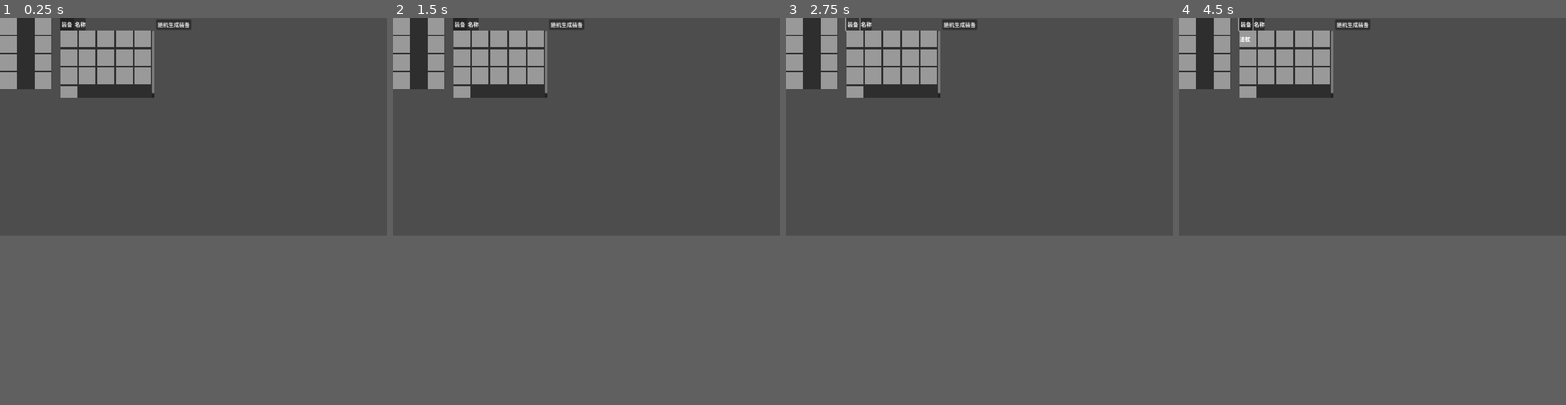
Above: before the commit, frames 1-4 (left to right).
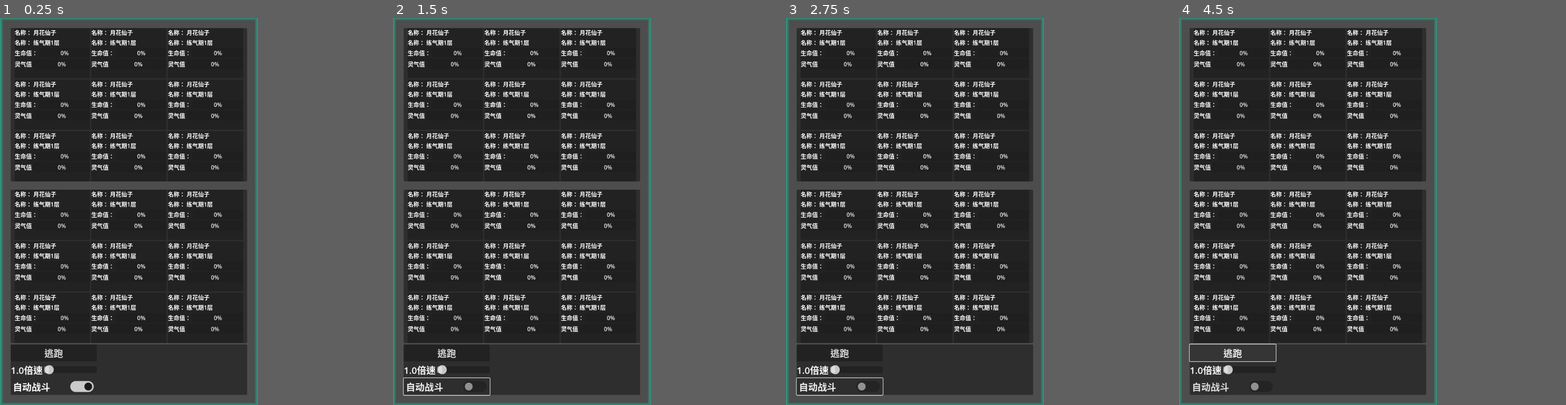
Above: after the commit, the same moments.

Repository: seven-it-work/godot-compoent
Game: Godot game, scene res://战斗/战斗场景.tscn
The game is run twice, just before and just after one commit, with the same random seed, the same clock (stepped at 60 frames per second) and the same inputs. Before the commit the project starts from res://demo/装备信息.tscn.
Inputs (mouse positions are in pixels of both pictures, inside the frame that each line leads up to):
- Up to frame 1 (0.25 s): no input
- Up to frame 2 (1.5 s): click (474, 207) at 0.5 s, where only the run after the commit has a clickable "逃跑"; click (474, 226) at 1.25 s, where only the run after the commit has a clickable "自动战斗"
- Up to frame 3 (2.75 s): click (851, 25) at 2 s, where only the run before the commit has a clickable "装备"
- Up to frame 4 (4.5 s): click (1353, 25) at 2.75 s, where only the run before the commit has a clickable "随机生成装备"; click (1244, 25) at 3.5 s, where only the run before the commit has a clickable "装备"; click (1260, 207) at 4.25 s, where only the run after the commit has a clickable "逃跑"
In our replay, the window is 800x450 before the commit and 533x800 after it. These sizes can differ from the game's own. Grey fills any space a smaller window leaves; there, only what the larger window draws over its background counts as a difference.

The runs differ from the first frame. In frame 1, 38% of the frame differs, in the area x 0-67%, y 0-100%; in frame 2, 37%; in frame 3, 37%; in frame 4, 38%.

Commit message:
feat(战斗): 添加战斗场景基础功能及UI组件
添加战斗场景基础功能，包括自动战斗控制、全局倍速调节和队伍面板显示
实现修仙者类基础属性和成长系统
添加多语言字体支持及UI主题配置

Diff:
--- a/godot-compoent/project.godot
+++ b/godot-compoent/project.godot
@@ -11,23 +11,33 @@
 [application]
 
 config/name="godot-compoent"
-run/main_scene="uid://chuyou880wdb4"
+run/main_scene="uid://babb85qiptxon"
 config/features=PackedStringArray("4.5", "Forward Plus")
 config/icon="res://icon.svg"
 
 [autoload]
 
 Log="*res://addons/logger/logger.gd"
+"全局配置"="*res://战斗/entity/全局配置.gd"
 
 [display]
 
-window/stretch/mode="canvas_items"
-window/stretch/aspect="keep_width"
+window/size/viewport_width=720
+window/size/viewport_height=1080
+window/stretch/mode="viewport"
+window/stretch/aspect="expand"
+window/per_pixel_transparency/allowed=true
+window/handheld/orientation=6
 
 [editor_plugins]
 
 enabled=PackedStringArray("res://addons/logger/plugin.cfg")
 
+[input_devices]
+
+pointing/android/enable_long_press_as_right_click=true
+pointing/android/enable_pan_and_scale_gestures=true
+
 [rendering]
 
 textures/vram_compression/import_etc2_astc=true
--- /dev/null
+++ b/godot-compoent/主题/全局主题.tres
@@ -0,0 +1,3 @@
+[gd_resource type="Theme" format=3 uid="uid://dqkiltd7opl43"]
+
+[resource]
--- a/godot-compoent/成长属性/成长属性组件.gd
+++ b/godot-compoent/成长属性/成长属性组件.gd
@@ -1,3 +1,4 @@
+@tool
 extends HBoxContainer
 class_name GrowthAttributeComponent
 
@@ -5,6 +6,10 @@
 @export var label:String: get=get_label, set=set_label
 ## 成长属性对象
 var _growth_property:BaseValue.GrowthValue: get= get_growth_property, set = set_growth_property
+
+func _notification(what: int) -> void:
+	if what == NOTIFICATION_EDITOR_POST_SAVE or what == NOTIFICATION_EDITOR_PRE_SAVE:
+		render_growth_property()
 
 #region get/set 方法
 ## 获取标签文本
--- a/godot-compoent/成长属性/成长属性组件.tscn
+++ b/godot-compoent/成长属性/成长属性组件.tscn
@@ -9,10 +9,11 @@
 
 [node name="Label" type="Label" parent="."]
 layout_mode = 2
-text = "test"
+text = "属性名称："
 horizontal_alignment = 1
 
 [node name="ValueStr" type="Label" parent="."]
+visible = false
 layout_mode = 2
 size_flags_horizontal = 3
 vertical_alignment = 1
--- /dev/null
+++ b/godot-compoent/战斗/entity/修仙者.gd
@@ -0,0 +1,89 @@
+# 修仙者类 - 游戏中的修仙者角色表示
+class_name Cultivator
+
+# 基础修仙者对象类 - 修仙者角色属性的核心数据结构
+class BaseCultivator:
+	# 修仙者姓名
+	var _name:String
+	# 修仙者等级（使用GrowthValue类型进行渐进式成长）
+	var _level:BaseValue.GrowthValue=BaseValue.GrowthValue.new({"value":1,"min_growth":1,"max_growth":1,"growth_factor":1})
+	# 修仙者生命值（使用RangeGrowth跟踪最小值/最大值范围）
+	var _health:BaseValue.RangeGrowth=BaseValue.RangeGrowth.new({"value":100,"max":100,"min":0,"min_growth":3,"max_growth":7,"growth_factor":5,"should_only_grow_max_value":true})
+	# 修仙者灵气值（使用RangeGrowth跟踪最小值/最大值范围）
+	var _mana:BaseValue.RangeGrowth=BaseValue.RangeGrowth.new({"value":0,"max":100,"min":0,"min_growth":5,"max_growth":10,"growth_factor":8,"should_only_grow_max_value":true})
+	# 修仙者攻击力（使用RandomGrowth进行可变伤害计算）
+	var _attack:BaseValue.RandomGrowth=BaseValue.RandomGrowth.new({"min":8,"max":15,"min_growth":1,"max_growth":3,"growth_factor":2})
+	# 修仙者防御力（使用RandomGrowth进行可变伤害减免）
+	var _defense:BaseValue.RandomGrowth=BaseValue.RandomGrowth.new({"min":5,"max":10,"min_growth":1,"max_growth":2,"growth_factor":1.5})
+	#region 外部方法
+	## 是否能够升级
+	func can_level_up() -> bool:
+		return _mana.get_value() >= _mana.get_max_value()
+	## 突破
+	func break_up() -> void:
+		_health.grow_growth_range()
+		_mana.grow_growth_range()
+		_attack.grow_growth_range()
+		_defense.grow_growth_range()
+	## 升级
+	func grow(是否强制升级:bool=false) -> void:
+		if 是否强制升级:
+			_mana.set_value(_mana.get_max_value())
+		if can_level_up():
+			_level.grow()
+			_health.grow()
+			_mana.grow()
+			_attack.grow()
+			_defense.grow()
+			# 经验设置为0
+			_mana.set_value(0)
+	#endregion
+	#region get/set方法
+	# 设置修仙者姓名
+	func set_name(new_value:String) -> void:
+		_name = new_value
+
+	# 获取修仙者姓名
+	func get_name() -> String:
+		return _name
+
+	# 设置修仙者等级对象
+	func set_level(new_value:BaseValue.GrowthValue) -> void:
+		_level = new_value
+
+	# 获取修仙者等级对象
+	func get_level() -> BaseValue.GrowthValue:
+		return _level
+
+	# 设置修仙者生命值对象
+	func set_health(new_value:BaseValue.RangeGrowth) -> void:
+		_health = new_value
+
+	# 获取修仙者生命值对象
+	func get_health() -> BaseValue.RangeGrowth:
+		return _health
+
+	# 设置修仙者灵气值对象
+	func set_mana(new_value:BaseValue.RangeGrowth) -> void:
+		_mana = new_value
+
+	# 获取修仙者灵气值对象
+	func get_mana() -> BaseValue.RangeGrowth:
+		return _mana
+
+	# 设置修仙者攻击力对象
+	func set_attack(new_value:BaseValue.RandomGrowth) -> void:
+		_attack = new_value
+
+	# 获取修仙者攻击力对象
+	func get_attack() -> BaseValue.RandomGrowth:
+		return _attack
+
+	# 设置修仙者防御力对象
+	func set_defense(new_value:BaseValue.RandomGrowth) -> void:
+		_defense = new_value
+
+	# 获取修仙者防御力对象
+	func get_defense() -> BaseValue.RandomGrowth:
+		return _defense
+	#endregion
--- /dev/null
+++ b/godot-compoent/战斗/entity/全局配置.gd
@@ -0,0 +1,30 @@
+class_name GlobalConfig
+extends Node
+
+const 全局倍速_MAX:int=20
+const 全局倍速_MIN:int=1
+
+var _是否自动战斗:bool=true
+var _全局倍速:int=3
+
+#region get/set 方法
+# 是否自动战斗
+func set_是否自动战斗(new_value:bool) -> void:
+	_是否自动战斗 = new_value
+
+func get_是否自动战斗() -> bool:
+	return _是否自动战斗
+
+# 全局倍速
+func set_全局倍速(new_value:int) -> void:
+	# 确保值在有效范围内
+	if new_value < 全局倍速_MIN:
+		_全局倍速 = 全局倍速_MIN
+	elif new_value > 全局倍速_MAX:
+		_全局倍速 = 全局倍速_MAX
+	else:
+		_全局倍速 = new_value
+
+func get_全局倍速() -> int:
+	return _全局倍速
+#endregion
--- /dev/null
+++ b/godot-compoent/战斗/战斗中的人员面板.tscn
@@ -0,0 +1,39 @@
+[gd_scene load_steps=2 format=3 uid="uid://c4g5kna40eker"]
+
+[ext_resource type="PackedScene" uid="uid://demwadgunawnc" path="res://成长属性/成长属性组件.tscn" id="1_5lwf2"]
+
+[node name="战斗中的人员面板" type="PanelContainer"]
+custom_minimum_size = Vector2(210, 140)
+
+[node name="VBoxContainer" type="VBoxContainer" parent="."]
+layout_mode = 2
+
+[node name="名称" type="HBoxContainer" parent="VBoxContainer"]
+layout_mode = 2
+
+[node name="Key" type="Label" parent="VBoxContainer/名称"]
+layout_mode = 2
+text = "名称："
+
+[node name="Value" type="Label" parent="VBoxContainer/名称"]
+layout_mode = 2
+text = "月花仙子"
+
+[node name="境界" type="HBoxContainer" parent="VBoxContainer"]
+layout_mode = 2
+
+[node name="Key" type="Label" parent="VBoxContainer/境界"]
+layout_mode = 2
+text = "名称："
+
+[node name="Value" type="Label" parent="VBoxContainer/境界"]
+layout_mode = 2
+text = "练气期1层"
+
+[node name="生命值" parent="VBoxContainer" instance=ExtResource("1_5lwf2")]
+layout_mode = 2
+label = "生命值："
+
+[node name="灵气值" parent="VBoxContainer" instance=ExtResource("1_5lwf2")]
+layout_mode = 2
+label = "灵气值"
--- /dev/null
+++ b/godot-compoent/战斗/战斗场景.gd
@@ -0,0 +1,23 @@
+extends Control
+
+var _敌人队伍:Array
+var _玩家队伍:Array
+
+func _process(_delta: float) -> void:
+	pass
+
+
+func _ready() -> void:
+	var hSlider=	%"倍速".get_node("HSlider") as HSlider
+	hSlider.max_value=全局配置.全局倍速_MAX
+	hSlider.min_value=全局配置.全局倍速_MIN
+	hSlider.value=全局配置.get_全局倍速()
+	%"自动战斗".button_pressed=全局配置.get_是否自动战斗()
+	pass
+
+func _on_自动战斗_toggled(toggled_on: bool) -> void:
+	全局配置.set_是否自动战斗(toggled_on)
+
+func _on_h_slider_value_changed(value: float) -> void:
+	%"倍速".get_node("Label").text="%s倍速"%value
+	全局配置.set_全局倍速(value)
--- /dev/null
+++ b/godot-compoent/战斗/战斗场景.tscn
@@ -0,0 +1,197 @@
+[gd_scene load_steps=19 format=3 uid="uid://babb85qiptxon"]
+
+[ext_resource type="Script" uid="uid://63bxcj0e6b1t" path="res://战斗/战斗场景.gd" id="1_1q07t"]
+[ext_resource type="PackedScene" uid="uid://elsusvywal3o" path="res://战斗/队伍面板.tscn" id="1_37it1"]
+[ext_resource type="Texture2D" uid="uid://bqqr5tf1mrry2" path="res://战斗/绘制游戏相框.png" id="1_jso2u"]
+
+[sub_resource type="StyleBoxFlat" id="StyleBoxFlat_37it1"]
+content_margin_left = 30.0
+content_margin_top = 30.0
+content_margin_right = 30.0
+content_margin_bottom = 30.0
+bg_color = Color(0.4, 0.7607843, 0.61960787, 0.3372549)
+draw_center = false
+border_width_left = 10
+border_width_top = 10
+border_width_right = 10
+border_width_bottom = 10
+border_color = Color(0.1764706, 0.62352943, 0.52156866, 1)
+border_blend = true
+
+[sub_resource type="StyleBoxEmpty" id="StyleBoxEmpty_jso2u"]
+
+[sub_resource type="DPITexture" id="DPITexture_1q07t"]
+_source = "<svg xmlns=\"http://www.w3.org/2000/svg\" width=\"16\" height=\"16\"><circle cx=\"8\" cy=\"8\" r=\"7\" fill=\"#fefefe\" fill-opacity=\".75\"/></svg>
+"
+base_scale = 1.8
+
+[sub_resource type="DPITexture" id="DPITexture_hhxrx"]
+_source = "<svg xmlns=\"http://www.w3.org/2000/svg\" width=\"16\" height=\"16\"><circle cx=\"8\" cy=\"8\" r=\"7\" fill=\"#fefefe\"/></svg>
+"
+base_scale = 1.8
+
+[sub_resource type="DPITexture" id="DPITexture_3olb0"]
+_source = "<svg xmlns=\"http://www.w3.org/2000/svg\" width=\"16\" height=\"16\"><circle cx=\"8\" cy=\"8\" r=\"7\" fill=\"#fefefe\" fill-opacity=\".37\"/></svg>
+"
+base_scale = 1.8
+
+[sub_resource type="DPITexture" id="DPITexture_b0arq"]
+_source = "<svg xmlns=\"http://www.w3.org/2000/svg\" width=\"4\" height=\"8\"><path fill=\"#fff\" fill-opacity=\".25\" d=\"M1 0h2v16H1z\"/></svg>
+"
+base_scale = 1.8
+
+[sub_resource type="StyleBoxFlat" id="StyleBoxFlat_3olb0"]
+content_margin_left = 4.0
+content_margin_top = 15.0
+content_margin_right = 15.0
+content_margin_bottom = 4.0
+bg_color = Color(0.1, 0.1, 0.1, 0.6)
+corner_radius_top_left = 4
+corner_radius_top_right = 4
+corner_radius_bottom_right = 4
+corner_radius_bottom_left = 4
+corner_detail = 6
+
+[sub_resource type="DPITexture" id="DPITexture_qg6y6"]
+_source = "<svg xmlns=\"http://www.w3.org/2000/svg\" width=\"32\" height=\"16\"><rect width=\"30\" height=\"14\" x=\"1\" y=\"1\" fill=\"#fff\" fill-opacity=\".75\" rx=\"7\"/><circle cx=\"24\" cy=\"8\" r=\"5\" fill=\"#1a1a1a\"/></svg>
+"
+base_scale = 2.2
+
+[sub_resource type="DPITexture" id="DPITexture_ldiia"]
+_source = "<svg xmlns=\"http://www.w3.org/2000/svg\" width=\"32\" height=\"16\"><g fill-opacity=\".5\"><rect width=\"30\" height=\"14\" x=\"1\" y=\"1\" fill=\"#1a1a1a\" rx=\"7\"/><circle cx=\"8\" cy=\"8\" r=\"5\" fill=\"#fff\"/></g></svg>
+"
+base_scale = 2.2
+
+[sub_resource type="DPITexture" id="DPITexture_aurh4"]
+_source = "<svg xmlns=\"http://www.w3.org/2000/svg\" width=\"32\" height=\"16\"><rect width=\"30\" height=\"14\" x=\"1\" y=\"1\" fill=\"#fff\" fill-opacity=\".37\" rx=\"7\"/><circle cx=\"24\" cy=\"8\" r=\"5\" fill=\"#1a1a1a\" fill-opacity=\".5\"/></svg>
+"
+base_scale = 2.2
+
+[sub_resource type="DPITexture" id="DPITexture_tif70"]
+_source = "<svg xmlns=\"http://www.w3.org/2000/svg\" width=\"32\" height=\"16\"><g fill-opacity=\".25\"><rect width=\"30\" height=\"14\" x=\"1\" y=\"1\" fill=\"#1a1a1a\" rx=\"7\"/><circle cx=\"8\" cy=\"8\" r=\"5\" fill=\"#fff\"/></g></svg>
+"
+base_scale = 2.2
+
+[sub_resource type="DPITexture" id="DPITexture_lwvnd"]
+_source = "<svg xmlns=\"http://www.w3.org/2000/svg\" width=\"32\" height=\"16\"><rect width=\"30\" height=\"14\" x=\"1\" y=\"1\" fill=\"#fff\" fill-opacity=\".75\" rx=\"7\"/><circle cx=\"8\" cy=\"8\" r=\"5\" fill=\"#1a1a1a\"/></svg>
+"
+base_scale = 2.2
+
+[sub_resource type="DPITexture" id="DPITexture_uxso8"]
+_source = "<svg xmlns=\"http://www.w3.org/2000/svg\" width=\"32\" height=\"16\"><g fill-opacity=\".5\"><rect width=\"30\" height=\"14\" x=\"1\" y=\"1\" fill=\"#1a1a1a\" rx=\"7\"/><circle cx=\"24\" cy=\"8\" r=\"5\" fill=\"#fff\"/></g></svg>
+"
+base_scale = 2.2
+
+[sub_resource type="DPITexture" id="DPITexture_vxpre"]
+_source = "<svg xmlns=\"http://www.w3.org/2000/svg\" width=\"32\" height=\"16\"><rect width=\"30\" height=\"14\" x=\"1\" y=\"1\" fill=\"#fff\" fill-opacity=\".37\" rx=\"7\"/><circle cx=\"8\" cy=\"8\" r=\"5\" fill=\"#1a1a1a\" fill-opacity=\".5\"/></svg>
+"
+base_scale = 2.2
+
+[sub_resource type="DPITexture" id="DPITexture_t5wcy"]
+_source = "<svg xmlns=\"http://www.w3.org/2000/svg\" width=\"32\" height=\"16\"><g fill-opacity=\".25\"><rect width=\"30\" height=\"14\" x=\"1\" y=\"1\" fill=\"#1a1a1a\" rx=\"7\"/><circle cx=\"24\" cy=\"8\" r=\"5\" fill=\"#fff\"/></g></svg>
+"
+base_scale = 2.2
+
+[node name="战斗场景" type="Control"]
+layout_mode = 3
+anchors_preset = 15
+anchor_right = 1.0
+anchor_bottom = 1.0
+grow_horizontal = 2
+grow_vertical = 2
+script = ExtResource("1_1q07t")
+
+[node name="TextureRect" type="TextureRect" parent="."]
+visible = false
+layout_mode = 1
+anchors_preset = 15
+anchor_right = 1.0
+anchor_bottom = 1.0
+offset_left = -80.0
+offset_top = -108.0
+offset_right = 74.0
+offset_bottom = 90.0
+grow_horizontal = 2
+grow_vertical = 2
+texture = ExtResource("1_jso2u")
+expand_mode = 4
+
+[node name="PanelContainer" type="PanelContainer" parent="."]
+layout_mode = 1
+anchors_preset = 15
+anchor_right = 1.0
+anchor_bottom = 1.0
+grow_horizontal = 2
+grow_vertical = 2
+theme_override_styles/panel = SubResource("StyleBoxFlat_37it1")
+
+[node name="VBoxContainer" type="VBoxContainer" parent="PanelContainer"]
+layout_mode = 2
+
+[node name="敌人队伍面板" parent="PanelContainer/VBoxContainer" instance=ExtResource("1_37it1")]
+layout_mode = 2
+
+[node name="HSeparator" type="PanelContainer" parent="PanelContainer/VBoxContainer"]
+custom_minimum_size = Vector2(15, 15)
+layout_mode = 2
+size_flags_vertical = 3
+theme_override_styles/panel = SubResource("StyleBoxEmpty_jso2u")
+
+[node name="玩家队伍面板" parent="PanelContainer/VBoxContainer" instance=ExtResource("1_37it1")]
+layout_mode = 2
+
+[node name="操作面板" type="PanelContainer" parent="PanelContainer/VBoxContainer"]
+layout_mode = 2
+size_flags_vertical = 3
+
+[node name="HBoxContainer" type="HBoxContainer" parent="PanelContainer/VBoxContainer/操作面板"]
+layout_mode = 2
+
+[node name="操作" type="VBoxContainer" parent="PanelContainer/VBoxContainer/操作面板/HBoxContainer"]
+custom_minimum_size = Vector2(240, 0)
+layout_mode = 2
+
+[node name="逃跑" type="Button" parent="PanelContainer/VBoxContainer/操作面板/HBoxContainer/操作"]
+layout_mode = 2
+theme_override_font_sizes/font_size = 26
+text = "逃跑"
+
+[node name="倍速" type="HBoxContainer" parent="PanelContainer/VBoxContainer/操作面板/HBoxContainer/操作"]
+unique_name_in_owner = true
+layout_mode = 2
+
+[node name="Label" type="Label" parent="PanelContainer/VBoxContainer/操作面板/HBoxContainer/操作/倍速"]
+layout_mode = 2
+theme_override_font_sizes/font_size = 26
+text = "1倍速"
+
+[node name="HSlider" type="HSlider" parent="PanelContainer/VBoxContainer/操作面板/HBoxContainer/操作/倍速"]
+layout_mode = 2
+size_flags_horizontal = 3
+size_flags_vertical = 4
+theme_override_icons/grabber = SubResource("DPITexture_1q07t")
+theme_override_icons/grabber_highlight = SubResource("DPITexture_hhxrx")
+theme_override_icons/grabber_disabled = SubResource("DPITexture_3olb0")
+theme_override_icons/tick = SubResource("DPITexture_b0arq")
+theme_override_styles/slider = SubResource("StyleBoxFlat_3olb0")
+
+[node name="自动战斗" type="CheckButton" parent="PanelContainer/VBoxContainer/操作面板/HBoxContainer/操作"]
+unique_name_in_owner = true
+layout_mode = 2
+theme_override_font_sizes/font_size = 26
+theme_override_icons/checked = SubResource("DPITexture_qg6y6")
+theme_override_icons/unchecked = SubResource("DPITexture_ldiia")
+theme_override_icons/checked_disabled = SubResource("DPITexture_aurh4")
+theme_override_icons/unchecked_disabled = SubResource("DPITexture_tif70")
+theme_override_icons/checked_mirrored = SubResource("DPITexture_lwvnd")
+theme_override_icons/unchecked_mirrored = SubResource("DPITexture_uxso8")
+theme_override_icons/checked_disabled_mirrored = SubResource("DPITexture_vxpre")
+theme_override_icons/unchecked_disabled_mirrored = SubResource("DPITexture_t5wcy")
+text = "自动战斗"
+
+[node name="技能" type="VBoxContainer" parent="PanelContainer/VBoxContainer/操作面板/HBoxContainer"]
+layout_mode = 2
+size_flags_horizontal = 3
+
+[connection signal="value_changed" from="PanelContainer/VBoxContainer/操作面板/HBoxContainer/操作/倍速/HSlider" to="." method="_on_h_slider_value_changed"]
+[connection signal="toggled" from="PanelContainer/VBoxContainer/操作面板/HBoxContainer/操作/自动战斗" to="." method="_on_自动战斗_toggled"]
--- /dev/null
+++ b/godot-compoent/战斗/队伍面板.tscn
@@ -0,0 +1,37 @@
+[gd_scene load_steps=2 format=3 uid="uid://elsusvywal3o"]
+
+[ext_resource type="PackedScene" uid="uid://c4g5kna40eker" path="res://战斗/战斗中的人员面板.tscn" id="1_govag"]
+
+[node name="队伍面板" type="PanelContainer"]
+
+[node name="GridContainer" type="GridContainer" parent="."]
+layout_mode = 2
+size_flags_horizontal = 4
+columns = 3
+
+[node name="战斗中的人员面板" parent="GridContainer" instance=ExtResource("1_govag")]
+layout_mode = 2
+
+[node name="战斗中的人员面板2" parent="GridContainer" instance=ExtResource("1_govag")]
+layout_mode = 2
+
+[node name="战斗中的人员面板3" parent="GridContainer" instance=ExtResource("1_govag")]
+layout_mode = 2
+
+[node name="战斗中的人员面板4" parent="GridContainer" instance=ExtResource("1_govag")]
+layout_mode = 2
+
+[node name="战斗中的人员面板5" parent="GridContainer" instance=ExtResource("1_govag")]
+layout_mode = 2
+
+[node name="战斗中的人员面板6" parent="GridContainer" instance=ExtResource("1_govag")]
+layout_mode = 2
+
+[node name="战斗中的人员面板7" parent="GridContainer" instance=ExtResource("1_govag")]
+layout_mode = 2
+
+[node name="战斗中的人员面板8" parent="GridContainer" instance=ExtResource("1_govag")]
+layout_mode = 2
+
+[node name="战斗中的人员面板9" parent="GridContainer" instance=ExtResource("1_govag")]
+layout_mode = 2
Binary file added: godot-compoent/font/ark-pixel-16px-proportional-ja.ttf
Not shown, added: godot-compoent/font/ark-pixel-16px-proportional-ja.ttf.import
Binary file added: godot-compoent/font/ark-pixel-16px-proportional-ko.ttf
Not shown, added: godot-compoent/font/ark-pixel-16px-proportional-ko.ttf.import
Binary file added: godot-compoent/font/ark-pixel-16px-proportional-latin.ttf
Not shown, added: godot-compoent/font/ark-pixel-16px-proportional-latin.ttf.import
Binary file added: godot-compoent/font/ark-pixel-16px-proportional-zh_cn.ttf
Not shown, added: godot-compoent/font/ark-pixel-16px-proportional-zh_cn.ttf.import
Binary file added: godot-compoent/font/ark-pixel-16px-proportional-zh_hk.ttf
Not shown, added: godot-compoent/font/ark-pixel-16px-proportional-zh_hk.ttf.import
Binary file added: godot-compoent/font/ark-pixel-16px-proportional-zh_tr.ttf
Not shown, added: godot-compoent/font/ark-pixel-16px-proportional-zh_tr.ttf.import
(and 7 more such lines)
